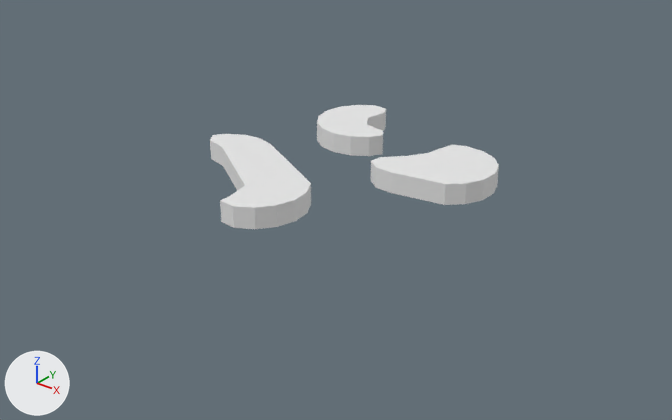
The OBJ model turtlebot3_gazebo/models/turtlebot3_islands/meshes/islands.obj: old version first, new version second.
One viewpoint serves both versions: a camera (50 mm lens) standing at (11.98, -19.9, 8.8) and looking at (-0.15, -4.73, -0.6). The lights are fixed; the arrows at lower left show +X, +Y and +Z. Where no turn or scale is listed for an object, it has been applied to the vertices.
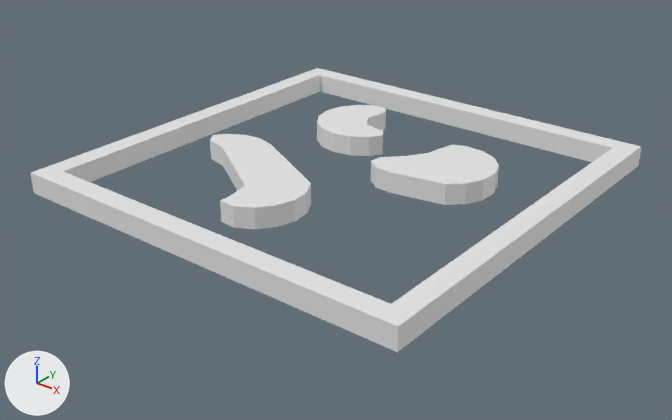
The newer file is also turned or shifted as a whole; pictures and numbers use the older file's frame.

Edits to the bpy script that builds the scene:
```text
Add me_limits_plane_002:
    me_limits_plane_002.from_pydata([(-5.0, -5.0, 0.0), (5.0, -5.0, 0.0), (5.0, -5.0, 0.5), (-5.0, -5.0, 0.5), (5.0, 5.0, 0.0), (-5.0, 5.0, 0.0), (-5.0, 5.0, 0.5), (5.0, 5.0, 0.5), (-4.5, -4.5, 0.0), (-4.5, 4.5, 0.0), (-4.5, 4.5, 0.5), (-4.5, -4.5, 0.5), (4.5, 4.5, 0.0), (4.5, -4.5, 0.0), (4.5, -4.5, 0.5), (4.5, 4.5, 0.5)], [], [(0, 1, 2, 3), (4, 5, 6, 7), (8, 9, 10, 11), (12, 13, 14, 15), (11, 10, 6, 3), (14, 11, 3, 2), (15, 14, 2, 7), (10, 15, 7, 6), (9, 12, 15, 10), (13, 8, 11, 14), (1, 4, 7, 2), (5, 0, 3, 6)])
Add ob_limits_plane_002:
    ob_limits_plane_002 = bpy.data.objects.new('Limits_Plane.002', me_limits_plane_002)
    ob_limits_plane_002.location = (-0.23, -4.27, 0.0)
```

Boxes [x1, y1, x2, y2] around the edits, measured in the pictures (672 x 420 px):
'Limits_Plane.002', added: after [31, 68, 641, 352]
